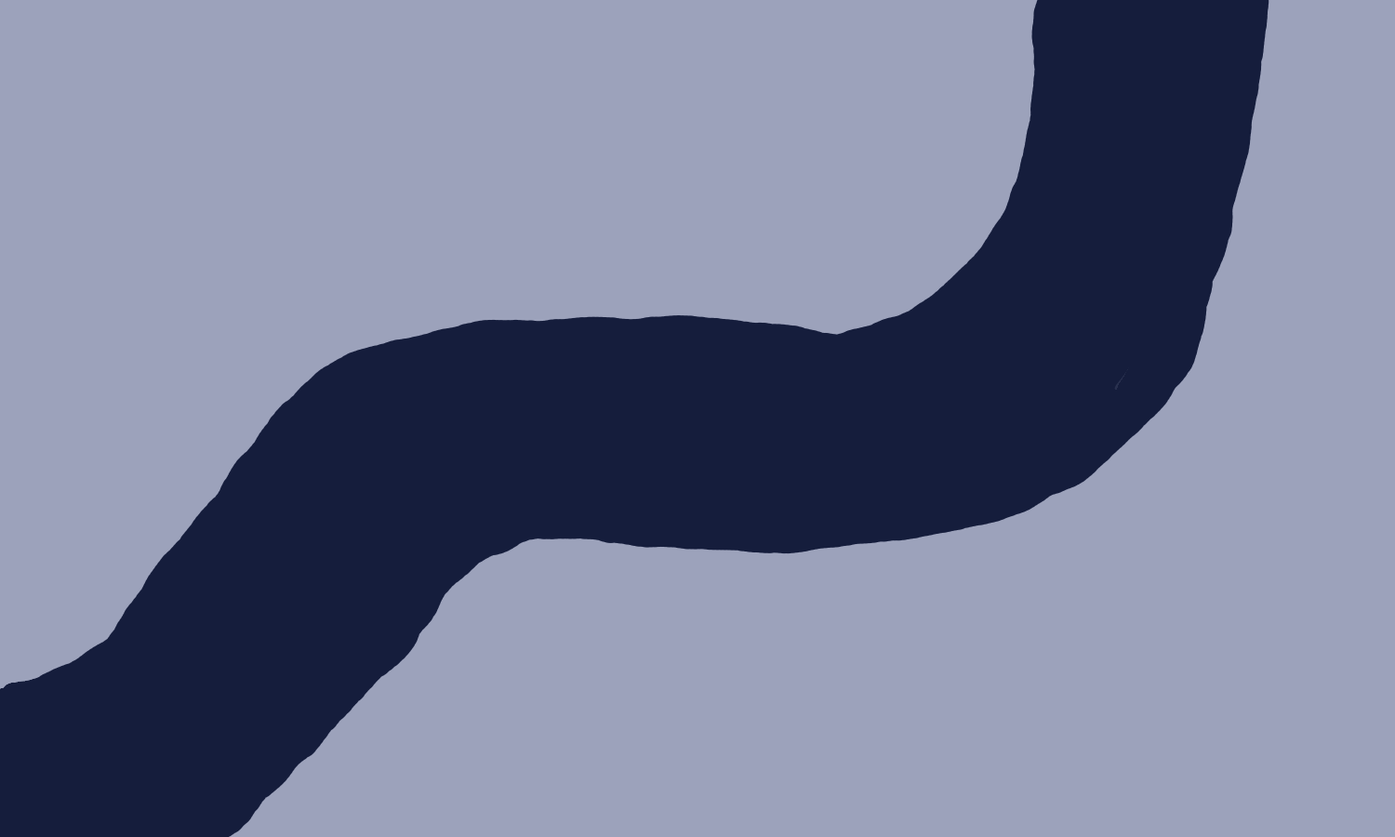
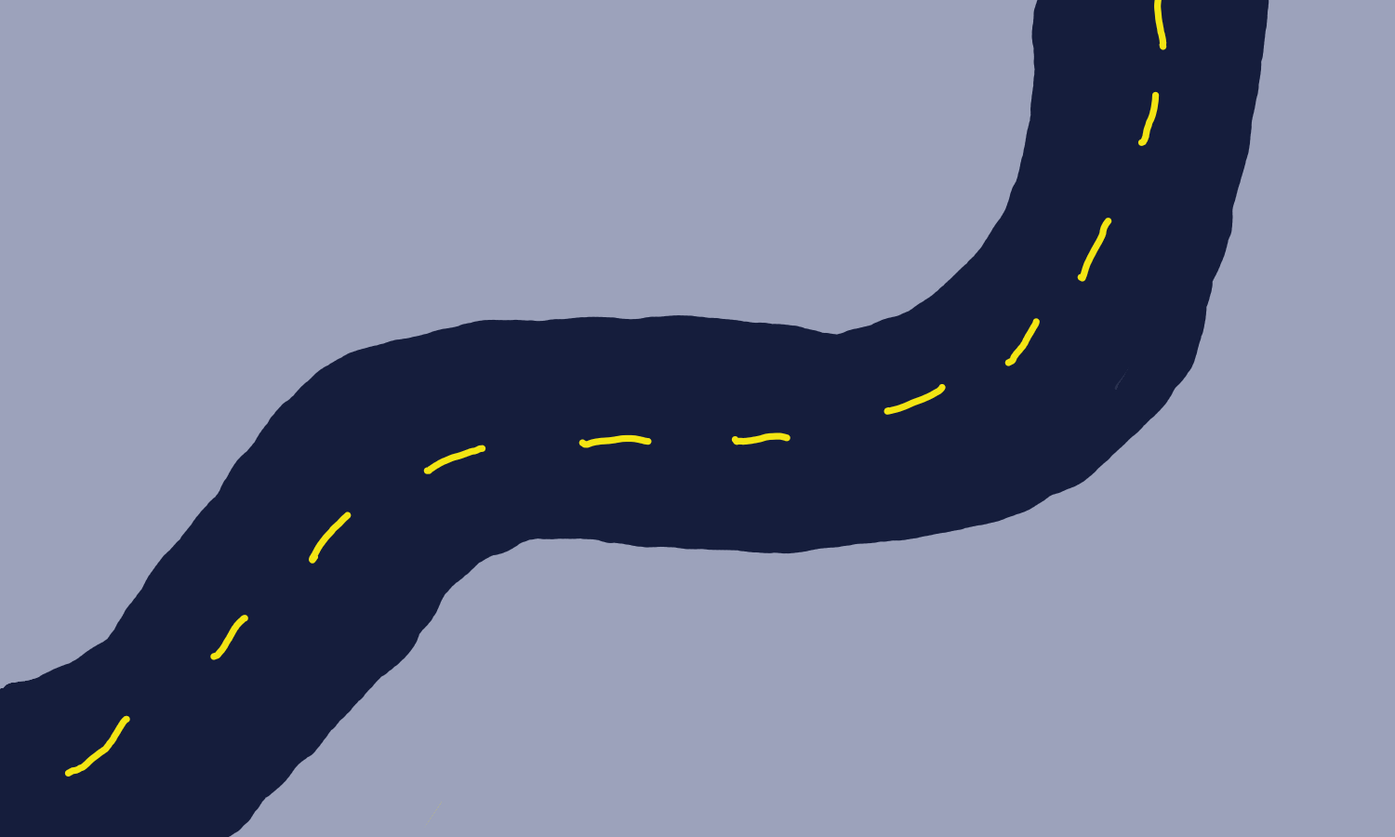
The second 1395x837 image is a revision of the first. Changes to its layers:
painted on "Paint Layer 1" over [64, 0, 1168, 828]
